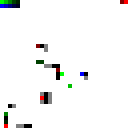
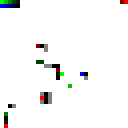
The second w=128, h=128 image is a revision of the first. Changes to its layers:
painted on "base" over [16, 124, 32, 128]
